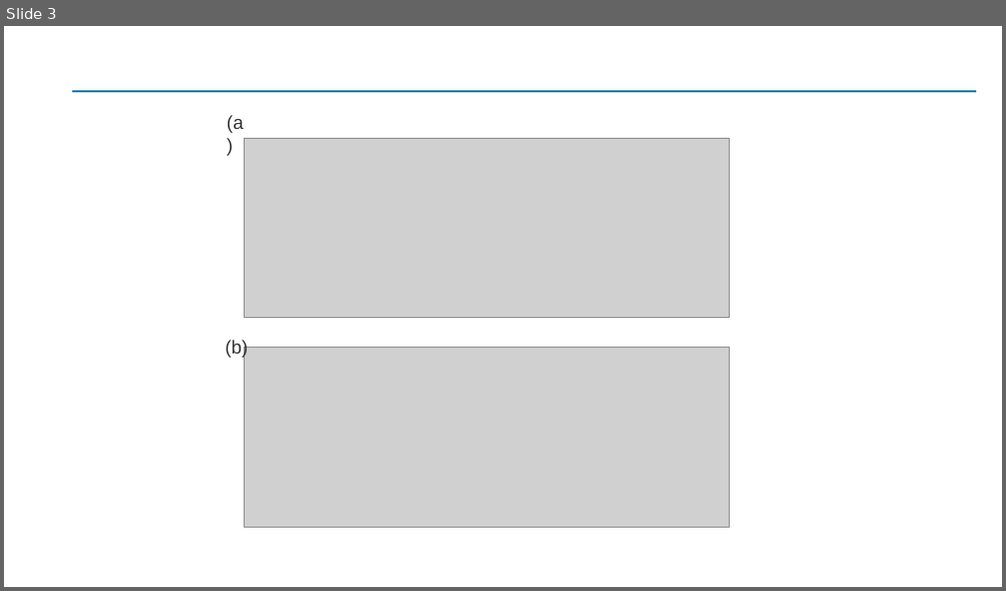
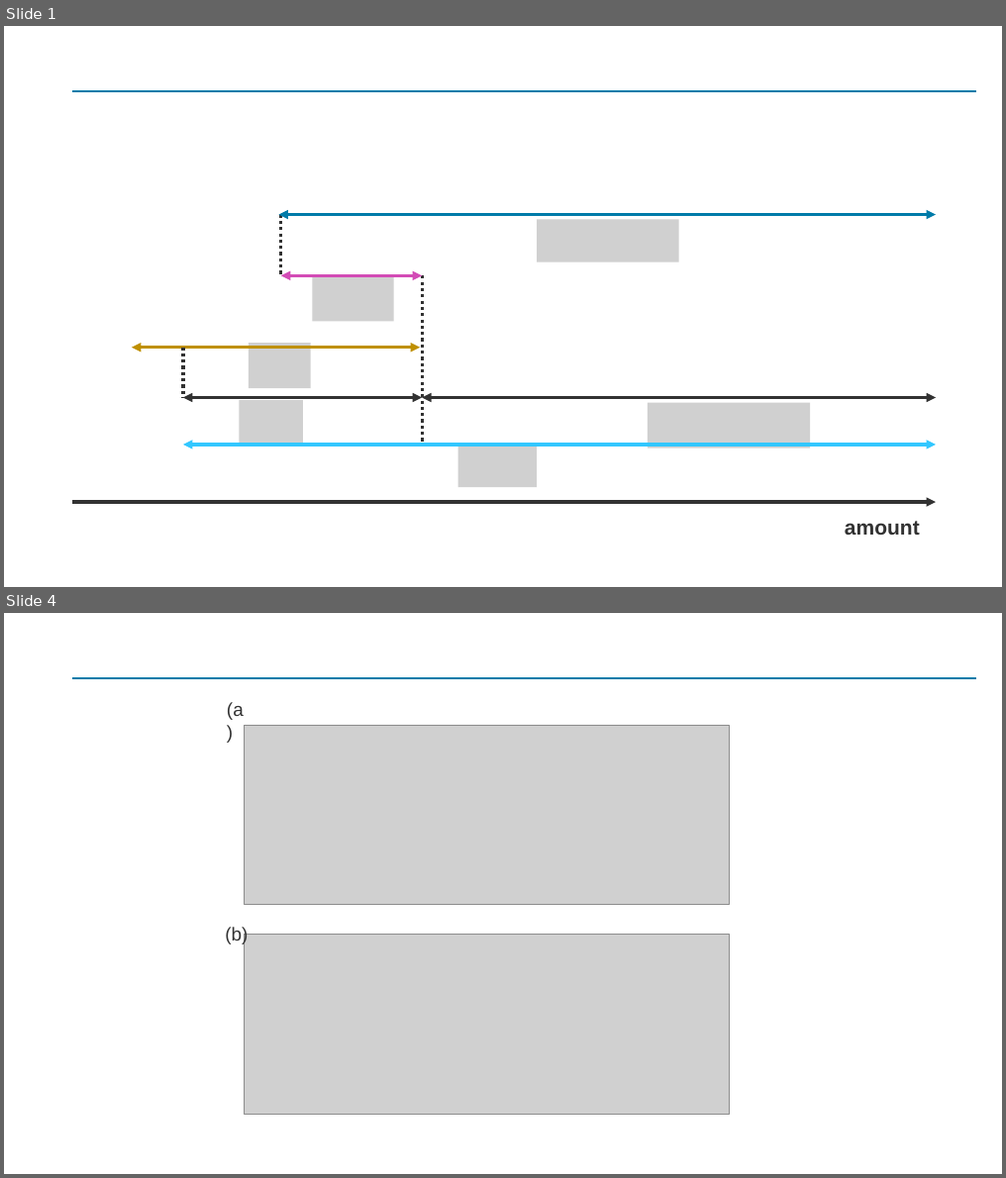
Before and after one commit to Yoshiaki-Harada/Resarch, a slide deck: Paper/master-thesis/src/img/chapter-2/図.pptx. Shown one above the other, each under a label of ours: slide 3 before the commit, slides 1 and 4 after it; the slides between them are not shown. The pictures are 1006x591 and 1006x1178 pixels, drawn with LibreOffice and Linux fonts; fonts in the diff are those of the drawing; grey boxes stand for pictures. Boxes give left, top, right and bottom in pixels: in the first picture for what was removed or moved away, otherwise in the second. Text is boxed around its words. In the diff, an @@ line names an element or a change of style, - is before the commit and + after.

```diff
--- a/Paper/master-thesis/src/img/chapter-2/図.pptx
+++ b/Paper/master-thesis/src/img/chapter-2/図.pptx
@@ slide 1 added at [4,26,1002,587], background #FFFFFF; not listed: 1 template element that a slide beside it also shows @@
@@ double arrow added from (279, 215) to (936, 215), #007BA9 3 pt @@
@@ line added from (281, 215) to (281, 276), #323232 3 pt dashed @@
@@ picture added at [537,220,679,263] @@
@@ double arrow added from (281, 276) to (422, 276), #D34BB6 3 pt @@
@@ picture added at [313,276,394,322] @@
@@ line added from (422, 276) to (422, 445), #323232 3 pt dashed @@
@@ double arrow added from (132, 348) to (420, 348), #BF9000 3 pt @@
@@ line added from (183, 347) to (183, 398), #323232 3 pt dashed @@
@@ picture added at [249,343,311,388] @@
@@ double arrow added from (183, 398) to (422, 398), #323232 3 pt @@
@@ picture added at [239,400,303,446] @@
@@ double arrow added from (422, 398) to (936, 398), #323232 3 pt @@
@@ picture added at [648,403,810,449] @@
@@ double arrow added from (183, 445) to (936, 445), #32C7FF 3 pt @@
@@ picture added at [458,445,537,487] @@
@@ arrow added from (73, 502) to (936, 502), #323232 3 pt @@
@@ text added at [845,521,920,535], 20 pt, text #323232, bold @@
+amount
@@ what was slide 3 is now slide 4 @@
```
Also in this commit, not shown: 2 other slides added, 2 slides removed, 11 other files.
